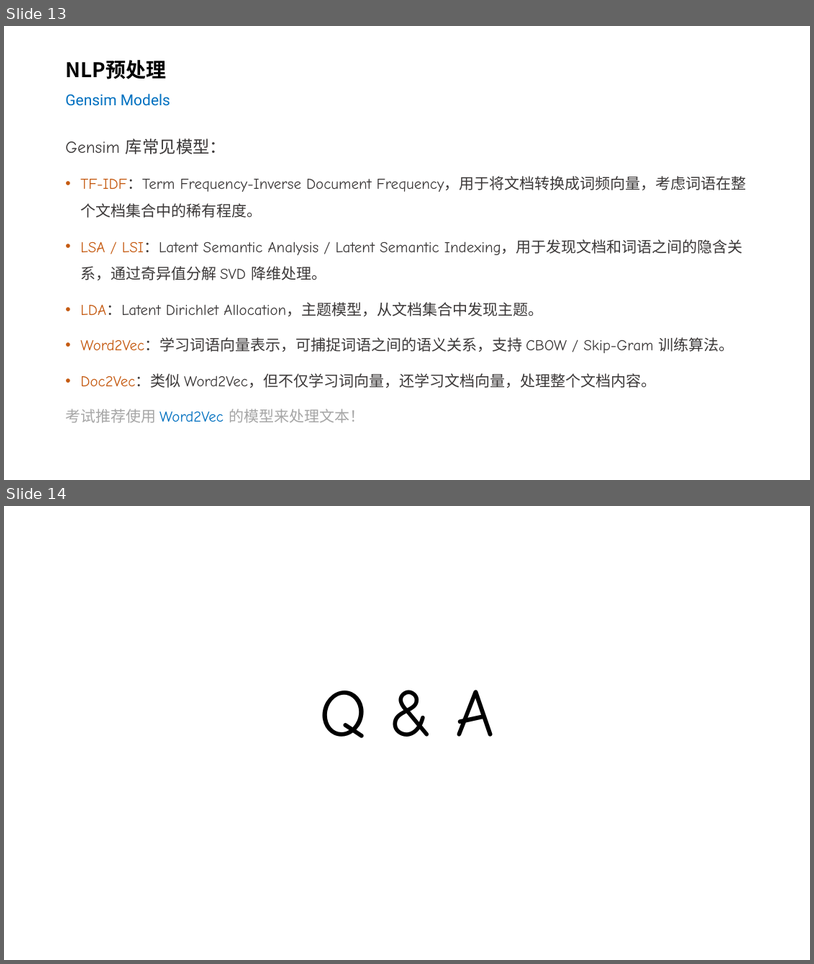
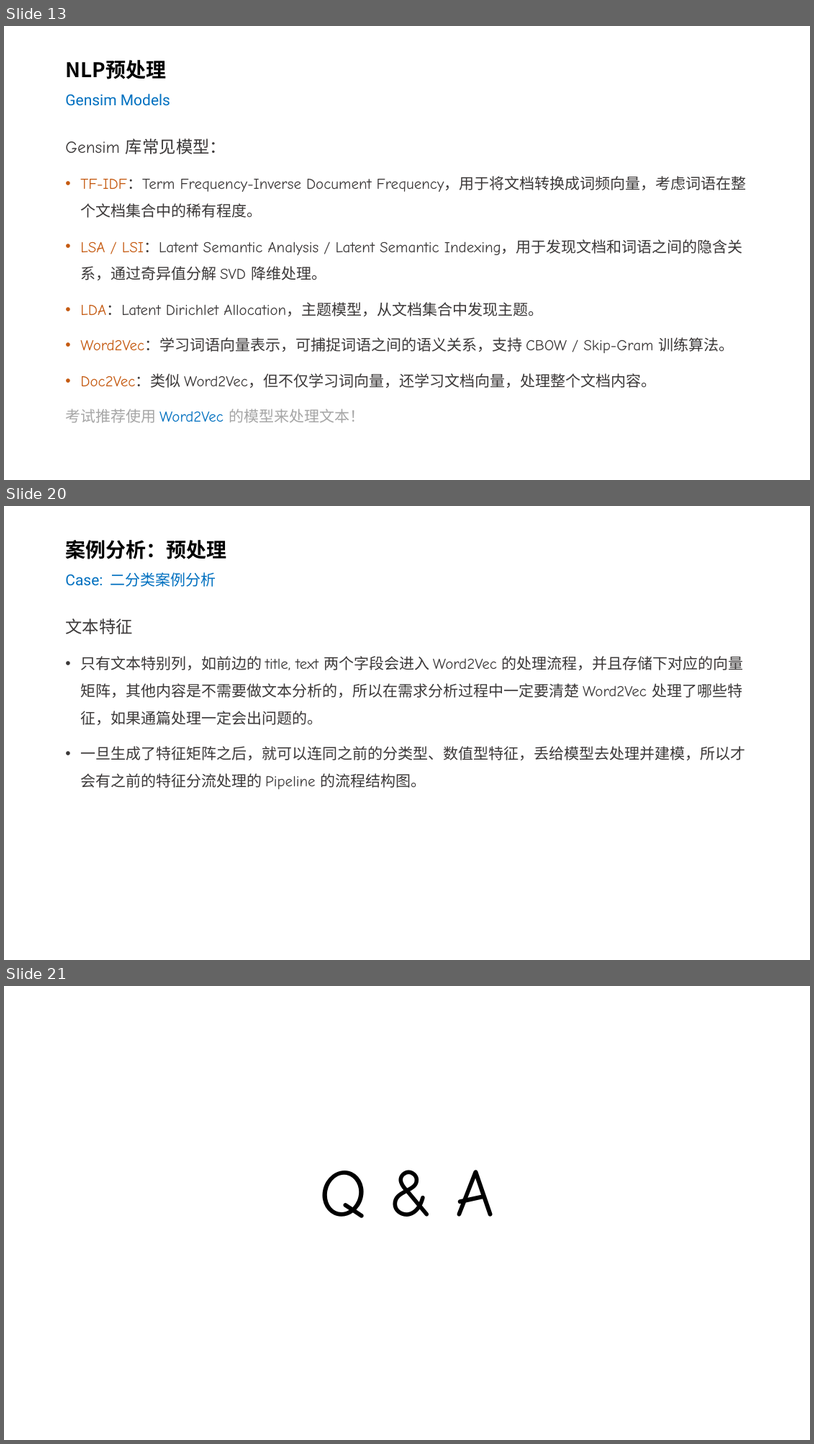
Before and after one commit to silentbalanceyh/cda-exam, a slide deck: ppt/04.二分类-文本输入.pptx. Shown one above the other, each under a label of ours: slides 13 and 14 before the commit, slides 13, 20 and 21 after it; the slides between them are not shown. The pictures are 814x964 and 814x1444 pixels, drawn with LibreOffice and Linux fonts; fonts in the diff are those of the drawing; background and template pictures are left out. Boxes give left, top, right and bottom in pixels: in the first picture for what was removed or moved away, otherwise in the second. Text is boxed around its words. In the diff, an @@ line names an element or a change of style, - is before the commit and + after.

Commit message:
文本输入

```diff
--- a/ppt/04.二分类-文本输入.pptx
+++ b/ppt/04.二分类-文本输入.pptx
@@ slide 20 added at (4,506,810,960), background #FFFFFF @@
@@ title added at (65,540,226,587), 18 pt, text #0070C0 @@
+案例分析：预处理
+Case: 二分类案例分析
@@ text added at (65,618,746,789), 18 pt, text #3B3838 @@
+文本特征
+• 只有文本特别列，如前边的 title, text 两个字段会进入 Word2Vec 的处理流程，并且存储下对应的向量矩阵，其他内容是不需要做文本分析的，所以在需求分析过程中一定要清楚 Word2Vec 处理了哪些特征，如果通篇处理一定会出问题的。
+• 一旦生成了特征矩阵之后，就可以连同之前的分类型、数值型特征，丢给模型去处理并建模，所以才会有之前的特征分流处理的 Pipeline 的流程结构图。
@@ what was slide 14 is now slide 21 @@
```
Also in this commit, not shown: 6 other slides added.
